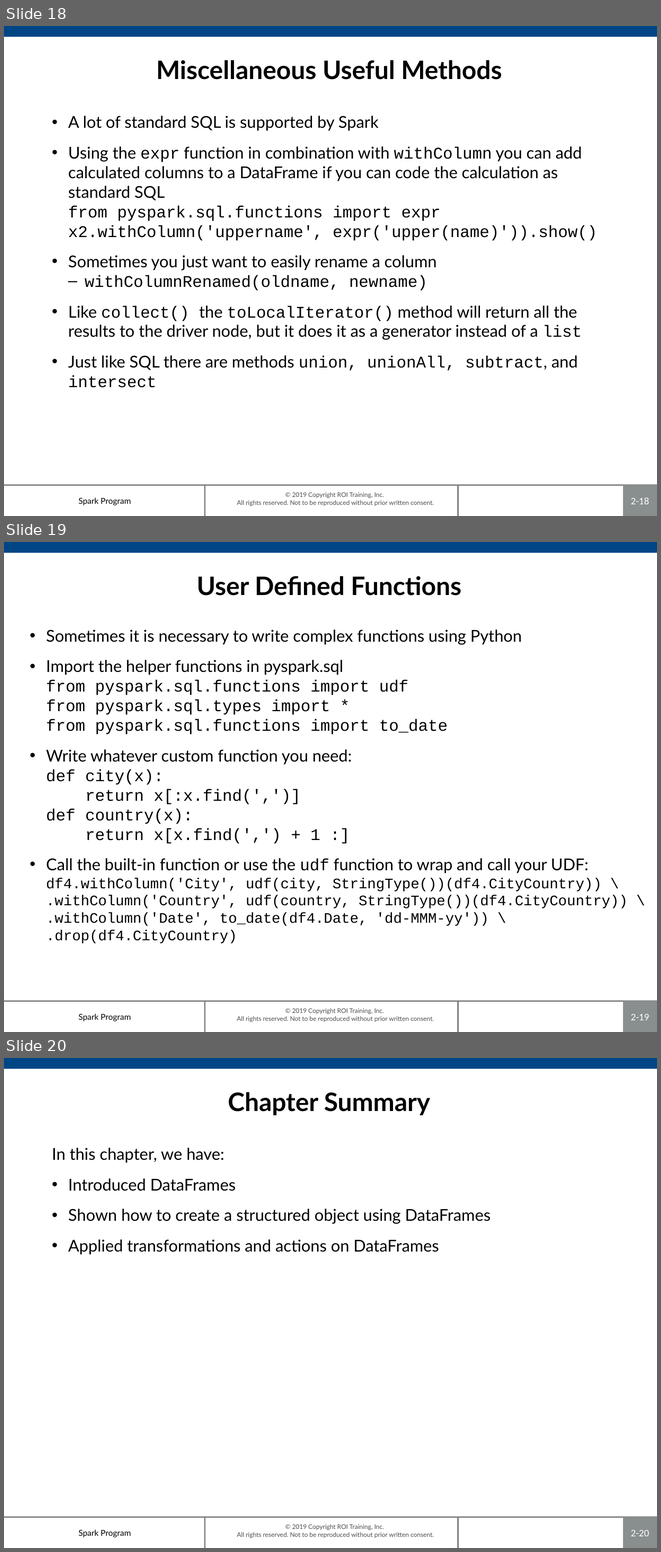
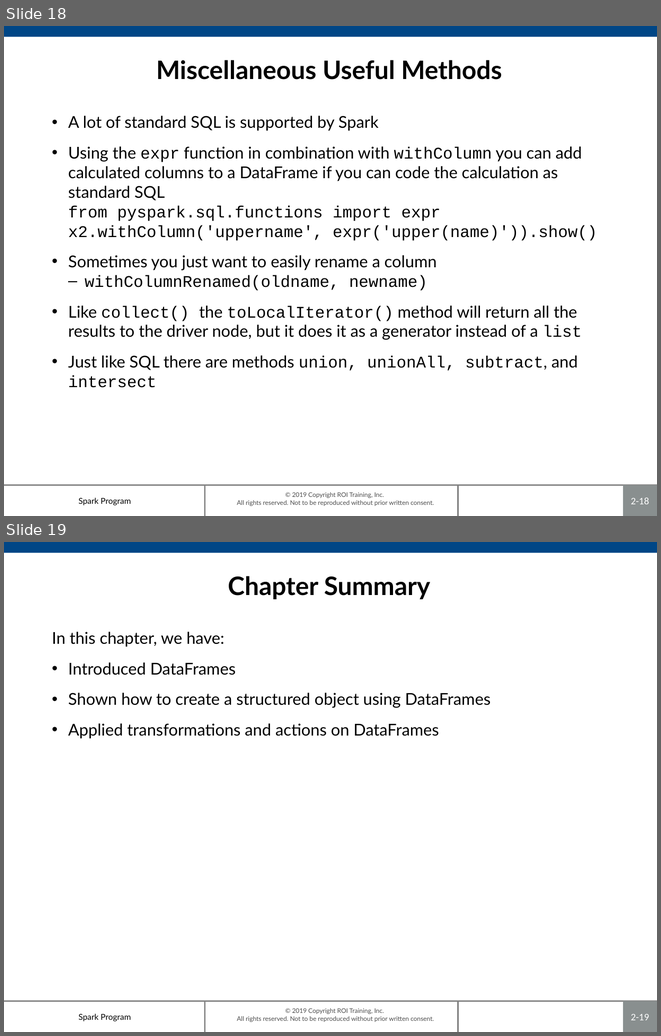
Before and after one commit to roitraining/SparkProgram, a slide deck: Day2/Day2_DataFrames.pptx. Shown one above the other, each under a label of ours: slides 18, 19 and 20 before the commit, slides 18 and 19 after it. The pictures are 661x1552 and 661x1036 pixels, drawn with LibreOffice and Linux fonts; fonts in the diff are those of the drawing; background and template pictures are left out. Boxes give left, top, right and bottom in pixels: in the first picture for what was removed or moved away, otherwise in the second. Text is boxed around its words. In the diff, an @@ line names an element or a change of style, - is before the commit and + after.

```diff
--- a/Day2/Day2_DataFrames.pptx
+++ b/Day2/Day2_DataFrames.pptx
@@ slide 19 removed at (4,542,657,1032), background #FFFFFF; not listed: 7 template elements that a slide beside it also shows @@
@@ title removed at (197,576,461,596) @@
-User Defined Functions
@@ text removed at (46,629,628,943) @@
-• Sometimes it is necessary to write complex functions using Python
-• Import the helper functions in pyspark.sql
-  from pyspark.sql.functions import udf
-  from pyspark.sql.types import *
-  from pyspark.sql.functions import to_date
-• Write whatever custom function you need:
-  def city(x):
-  return x[:x.find(',')]
-  def country(x):
-  return x[x.find(',') + 1 :]
-• Call the built-in function or use the udf function to wrap and call your UDF:
-  df4.withColumn('City', udf(city, StringType())(df4.CityCountry)) \
-  .withColumn('Country', udf(country, StringType())(df4.CityCountry)) \
-  .withColumn('Date', to_date(df4.Date, 'dd-MMM-yy')) \
-  .drop(df4.CityCountry)
@@ what was slide 20 is now slide 19 @@
@@ page number at (631,1014,649,1020): text changed @@
-2-20
+2-19
```
Also in this commit, not shown: 1 other file.
